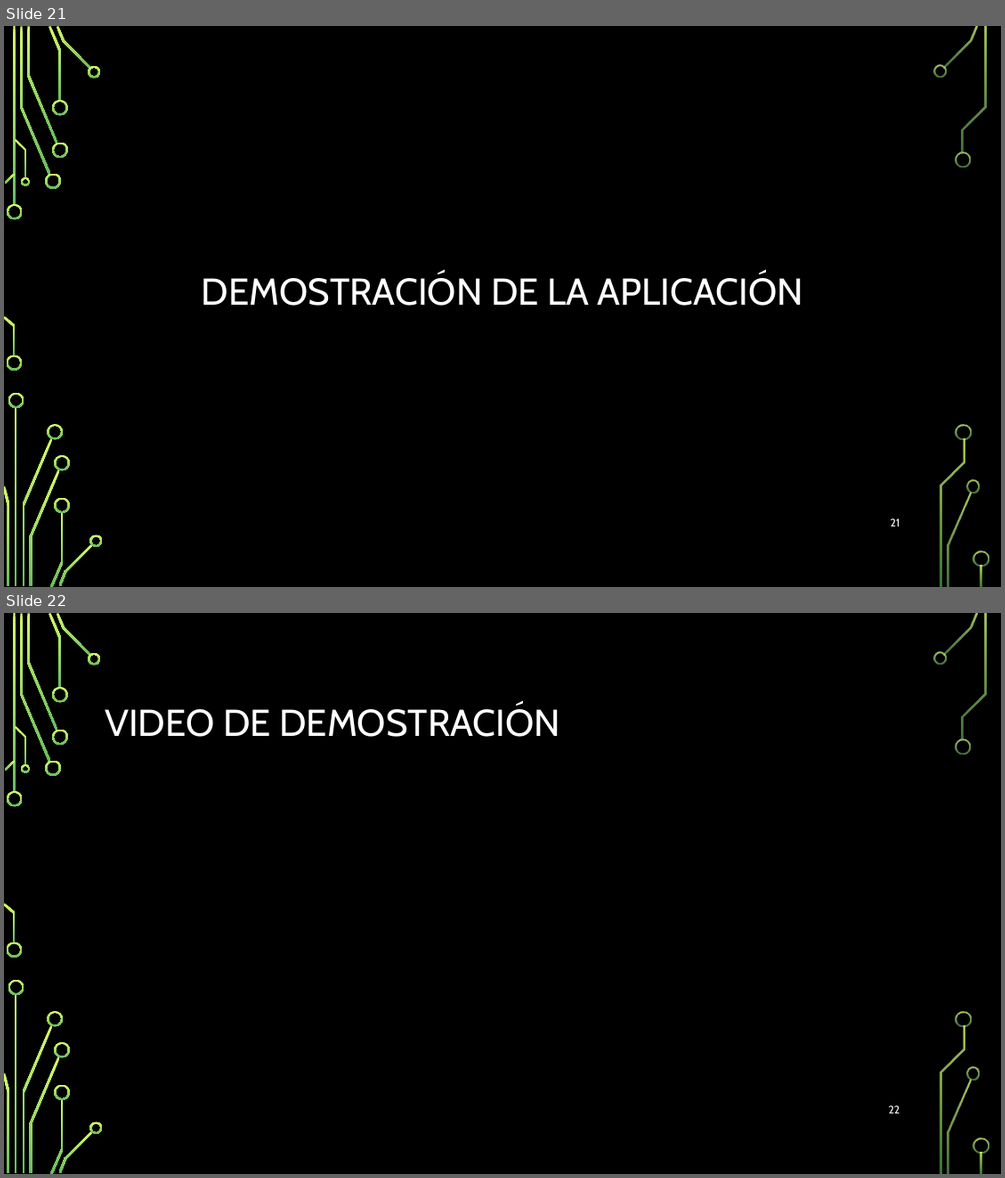
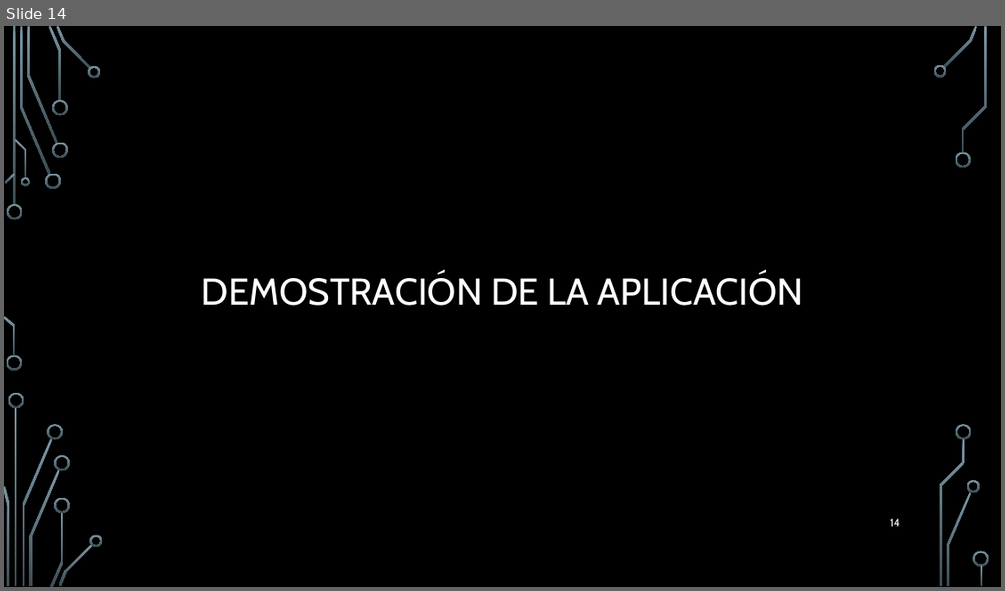
Before and after one commit to Hollex28/TFG-Proyecto_2019-2020, a slide deck: Presentacion del TFG.pptx. Shown one above the other, each under a label of ours: slides 21 and 22 before the commit, slide 14 after it. The pictures are 1005x1178 and 1005x591 pixels, drawn with LibreOffice and Linux fonts; fonts in the diff are those of the drawing; background and template pictures are left out. Boxes give left, top, right and bottom in pixels: in the first picture for what was removed or moved away, otherwise in the second. Text is boxed around its words. In the diff, an @@ line names an element or a change of style, - is before the commit and + after.

```diff
--- a/Presentacion del TFG.pptx
+++ b/Presentacion del TFG.pptx
@@ slide 22 removed at <box>4,613,1001,1174</box>, background picture (left out); not listed: 36 template elements that a slide beside it also shows @@
@@ title removed at <box>105,705,560,737</box> @@
-VIDEO DE DEMOSTRACIÓN
@@ page number removed at <box>889,1105,900,1113</box> @@
-22
@@ what was slide 21 is now slide 14 @@
@@ slide 14 changed as well @@
@@ fill gradient #D8FC68 to #66BD5F to gradient #7C96A3 to #3B4C54 in 36 elements at <box>7,204,23,220</box>, <box>7,355,22,370</box>, <box>20,27,50,175</box>, <box>45,174,61,189</box>, <box>27,27,57,143</box>, <box>48,26,62,101</box>, <box>52,142,67,158</box>, <box>52,100,67,116</box>, <box>57,26,90,70</box>, <box>88,66,101,78</box>, <box>5,174,16,184</box>, <box>4,316,16,356</box>, <box>15,139,26,178</box>, <box>20,177,30,186</box>, <box>16,408,17,586</box>, <box>22,438,52,585</box>, <box>8,393,24,408</box>, <box>4,486,9,585</box>, <box>48,424,63,440</box>, <box>30,469,60,586</box>, <box>50,512,63,587</box>, <box>54,455,70,471</box>, <box>54,497,70,513</box>, <box>58,543,93,586</box>, <box>90,534,103,547</box>, <box>943,26,978,68</box>, <box>933,65,947,78</box>, <box>955,151,971,168</box>, <box>947,491,971,586</box>, <box>967,480,979,492</box>, <box>962,27,987,153</box>, <box>956,424,971,440</box>, <box>939,439,965,586</box>, <box>973,551,989,566</box>, <box>980,565,983,586</box>, <box>13,27,16,206</box> @@
@@ page number at <box>890,518,899,526</box>: text changed @@
-21
+14
```
Also in this commit, not shown: 11 other slides changed, 3 slides added, 11 other slides removed.
